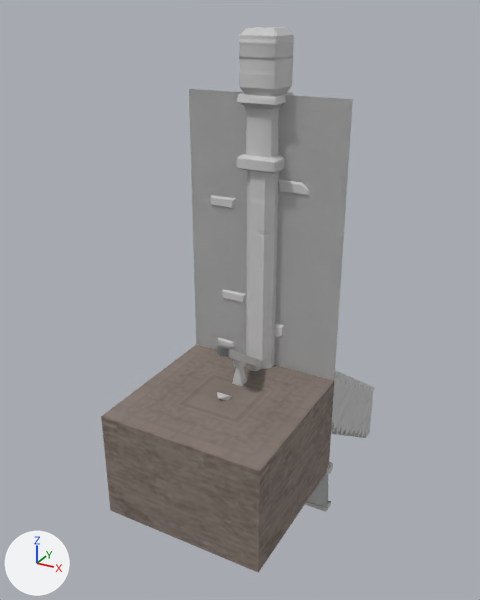
What one commit did to the FBX model Assets/Resources/CreVox/ArtResources/01relic/B02/FBX/B02.FBX.
One viewpoint serves both versions: a 50 mm camera at (5.11, -10.18, 8.29) aimed at (-0.35, -0.24, 3.32). The lights are fixed; the arrows at lower left show +X, +Y and +Z. Objects named as collision shapes, trigger or cutter boxes, shadow casters or lower levels of detail are left out. Where no turn or scale is listed for an object, it has been applied to the vertices. Vertices at the same position are counted once.

Objects in the first picture: 'B02a_GiEbWm001', 'B02a_GiEcWm001', 'B02a_GiVcWm001', 'B02a_SiCpWm001', 'Box001'.
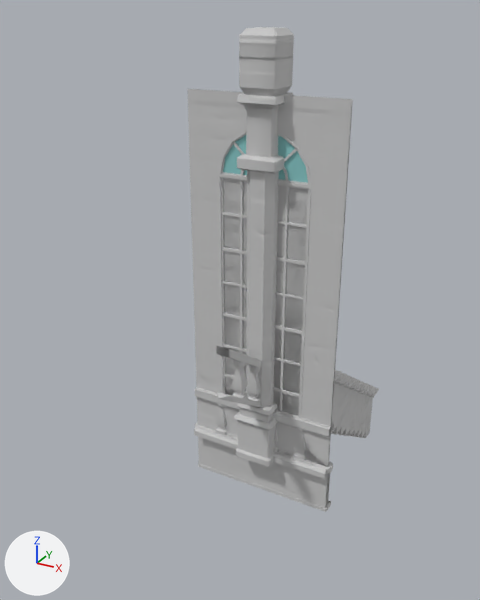
Where the newer file only moved an object's origin or applied its transform, the numbers keep the older frame.

Changed parts and their boxes (x1, y1, x2, y2) in the pictures (480 x 600 px):
'Box001', deleted: before (101, 344, 335, 573)
'B02a_GiEcWm001', reshaped: before (189, 89, 353, 380); after (197, 89, 353, 465)
'B02a_GiEbWm001', reshaped, turned: before (331, 422, 334, 433); after (187, 89, 352, 508)
'B02a_GiEcWm002', added: after (196, 89, 352, 466)
'B02a_SiCpWm001', reshaped (9% wider): before (331, 370, 375, 438); after (331, 370, 379, 438)
'B02a_GoEbWm001', added: after (195, 388, 334, 437)
part 1 of me_mesh_016, added: after (335, 373, 347, 385)
part 2 of me_mesh_016, added: after (369, 388, 379, 398)
part 3 of me_mesh_016, surface changed: before (334, 378, 373, 396)
part 4 of me_mesh_003, deleted: before (210, 179, 310, 347)
part 5 of me_mesh_003, cut back: before (189, 89, 353, 380); after (197, 89, 353, 465)
'B02a_GiEcWs001', unchanged, uncovered by the edit: after (194, 387, 330, 467)

What the commit changed:
Material 'Glass' (mat_glass) is new.
Its base color is (0.251, 0.588, 0.588) (cyan #89caca).
Its roughness is 0.859.
me_mesh_003 is used by ob_b02a_giecwm001; location (0.0, 0.0, 0.0).
Verts and faces of me_mesh_003; kept vertices keep their numbers, new ones are numbered from 74.
Before the commit, vertices of me_mesh_003: 40 (1.5, -0.01, -1.0), 51 (1.5, -0.01, 7.0) at pixel (352, 99), 52 (-1.5, -0.01, 7.0) at pixel (188, 88), 71 (-1.5, -0.01, -1.0), 72 (-1.5, -0.01, -1.0).
Before the commit, vertices of me_mesh_003: 73 (1.5, -0.01, -1.0).
me_mesh_003 had 74 vertices, 92 faces and spanned x -1.5..1.5, y -0.05..-0.01, z -1.0..7.0.
me_mesh_003 now has 8 vertices, 2 faces and spans x -1.5..1.5, y -0.01, z -1.0..7.0.
me_mesh_003 part 4: 7 loose pieces with 68 vertices, spanning x -1.1..1.19, y -0.05..-0.01, z 1.77..5.61, are deleted.
Part 5, on me_mesh_003:
Faces deleted: (40, 51, 71), (51, 52, 71), (51, 72, 52), (51, 73, 72).
New vertex 74 is at (1.5, -0.01, 7.0), pixel (352, 99).
New vertex 75 is at (-1.5, -0.01, 7.0), pixel (188, 88).
New faces: (40, 71, 52, 51), (72, 73, 74, 75).
me_mesh_016 is used by ob_b02a_sicpwm001; location (0.0, 0.0, 0.0).
me_mesh_016 had 124 vertices, 244 faces and spanned x -1.4..1.4, y 0.0..3.07, z -1.0..2.0.
me_mesh_016 now has 164 vertices, 264 faces and spans x -1.5..1.5, y 0.0..3.07, z -1.0..2.0.
me_mesh_016 part 1: a new loose piece, a box spanning x -1.5..1.5, y 0.3..0.668, z 1.75..1.8, in mat_b02 (its picture is missing).
me_mesh_016 part 2: a new loose piece, a box spanning x -1.5..1.5, y 2.7..3.068, z 0.15..0.2, in mat_b02 (its picture is missing).
me_mesh_016 part 3: 20 kept faces spanning x -1.4..1.4, y 0.0..3.0, z 0.0..2.0 get new texture (UV) coordinates.
Mesh me_mesh_019 is new.
It has 683 vertices, 901 faces and spans x -1.5..1.5, y -1.0..7.0, z 0.0..0.2.
Faces by material slot: [813, 88].
It uses material mat_b02 (its picture is missing).
It uses material mat_glass (cyan #89caca).
Mesh me_mesh_018 is new.
It has 687 vertices, 1145 faces and spans x -1.5..1.5, y -0.01..0.05, z -1.0..7.0.
It uses material mat_b02 (its picture is missing).
Object 'Box001' (ob_box001) is deleted.
Object 'B02a_GiEbWm001' (ob_b02a_giebwm001) now shows me_mesh_019 instead of me_mesh_010.
Object 'B02a_GiEbWm001' (ob_b02a_giebwm001) turns from (0, 90, 0) to (0, 180, 0) degrees about x, y and z.
Object 'B02a_GoEbWm001' (ob_b02a_goebwm001) is new; it shows me_mesh_010.
Its location is (0.0, 0.0, 0.0).
Object 'B02a_GiEcWm002' (ob_b02a_giecwm002) is new; it shows me_mesh_018.
Its location is (0.0, 0.0, 0.0).
